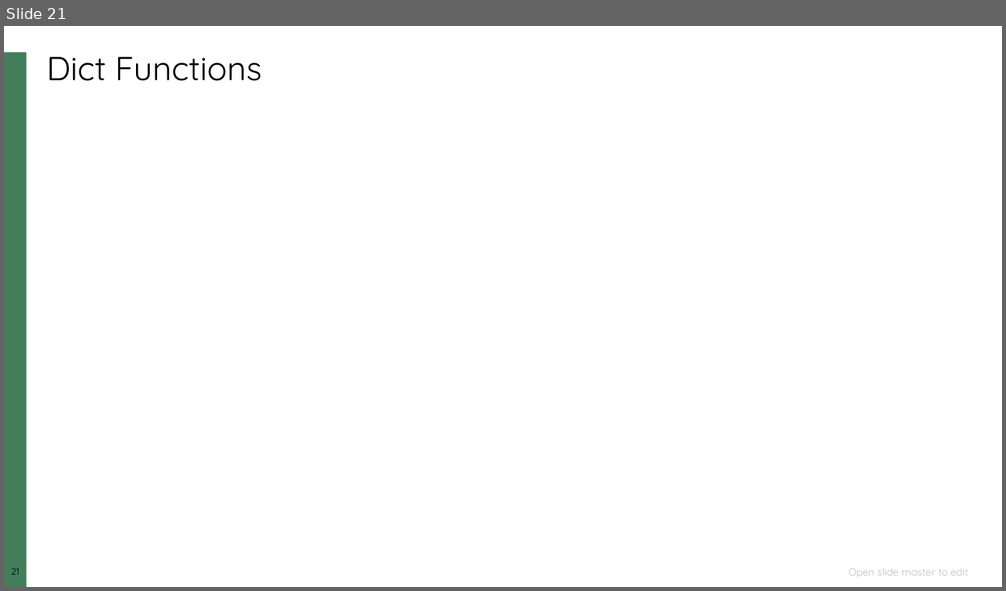
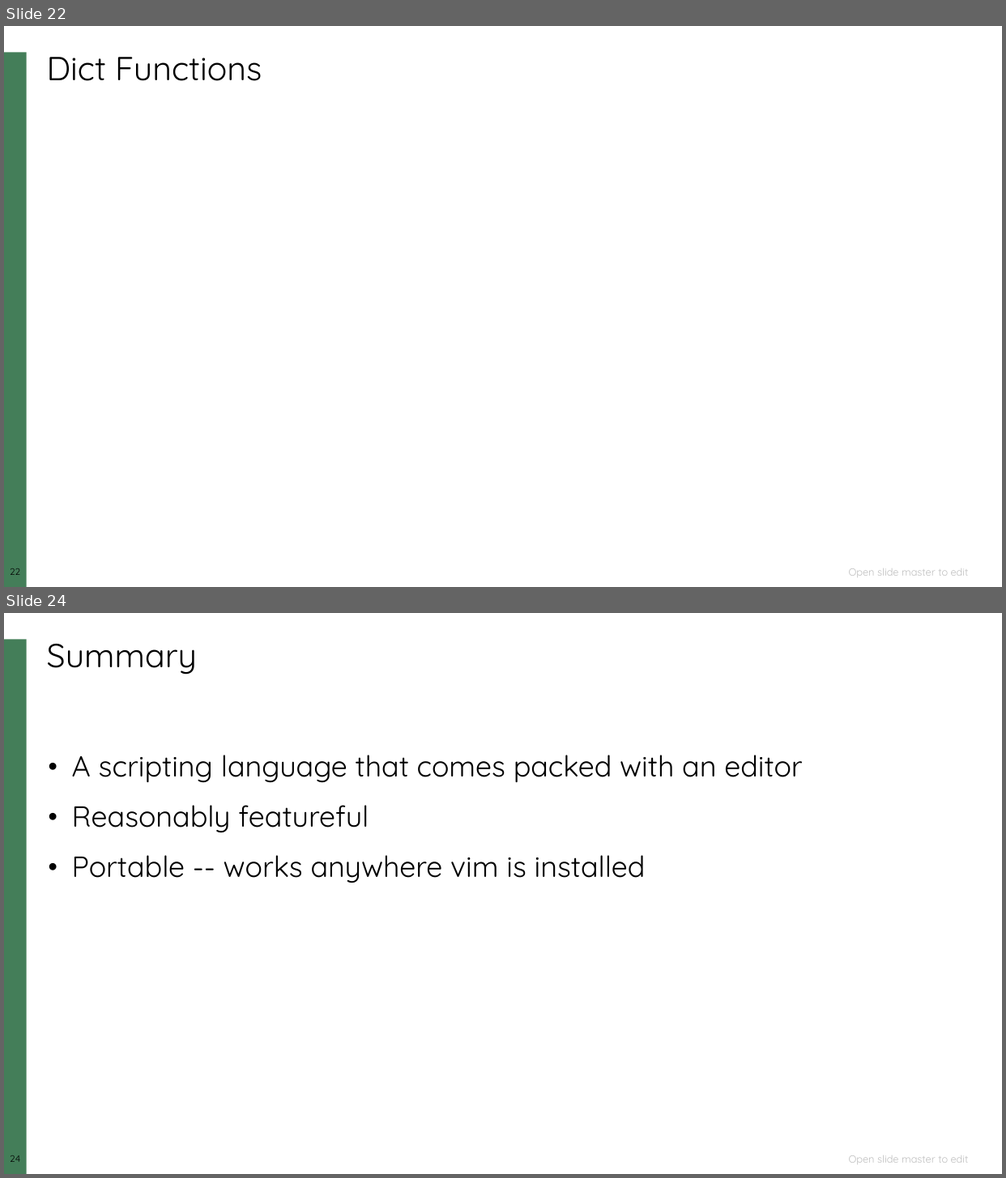
Before and after one commit to ketancmaheshwari/vim, a slide deck: vimscriptpres.pptx. Shown one above the other, each under a label of ours: slide 21 before the commit, slides 22 and 24 after it; the slides between them are not shown. The pictures are 1006x591 and 1006x1178 pixels, drawn with LibreOffice and Linux fonts; fonts in the diff are those of the drawing; background and template pictures are left out. Boxes give left, top, right and bottom in pixels: in the first picture for what was removed or moved away, otherwise in the second. Text is boxed around its words. In the diff, an @@ line names an element or a change of style, - is before the commit and + after.

```diff
--- a/vimscriptpres.pptx
+++ b/vimscriptpres.pptx
@@ slide 24 added at [4,613,1002,1174], background #FFFFFF; not listed: 4 template elements that a slide beside it also shows @@
@@ title added at [47,644,197,675], 32 pt, text #000000 @@
+Summary
@@ text added at [72,755,802,884], 28 pt, text #000000 @@
+• A scripting language that comes packed with an editor
+• Reasonably featureful
+• Portable -- works anywhere vim is installed
@@ what was slide 21 is now slide 22 @@
@@ page number at [4,568,27,581]: text changed @@
-21
+22
@@ page number at [10,569,20,575]: text changed @@
-21
+22
```
Also in this commit, not shown: 10 slides changed, 2 other slides added, 1 slide removed, 2 other files.
